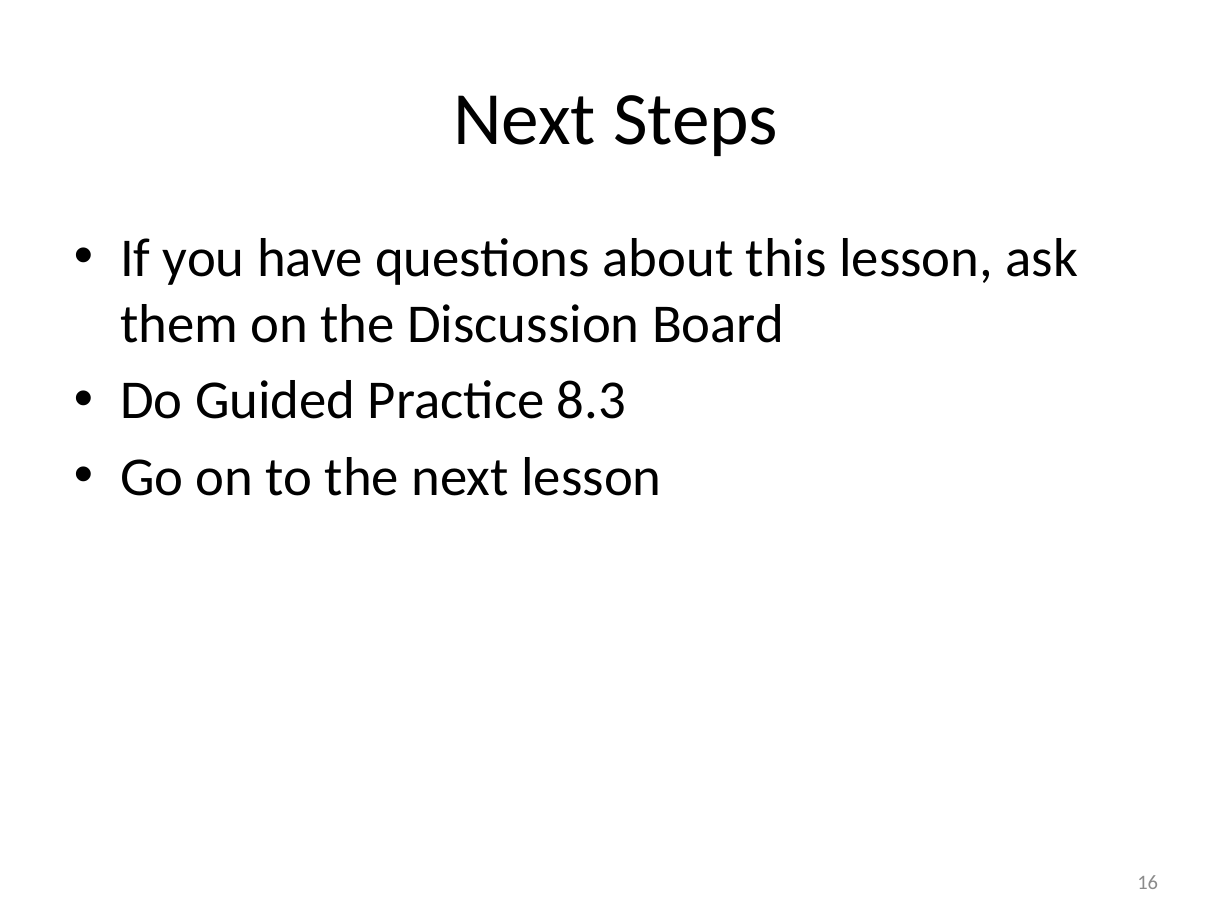
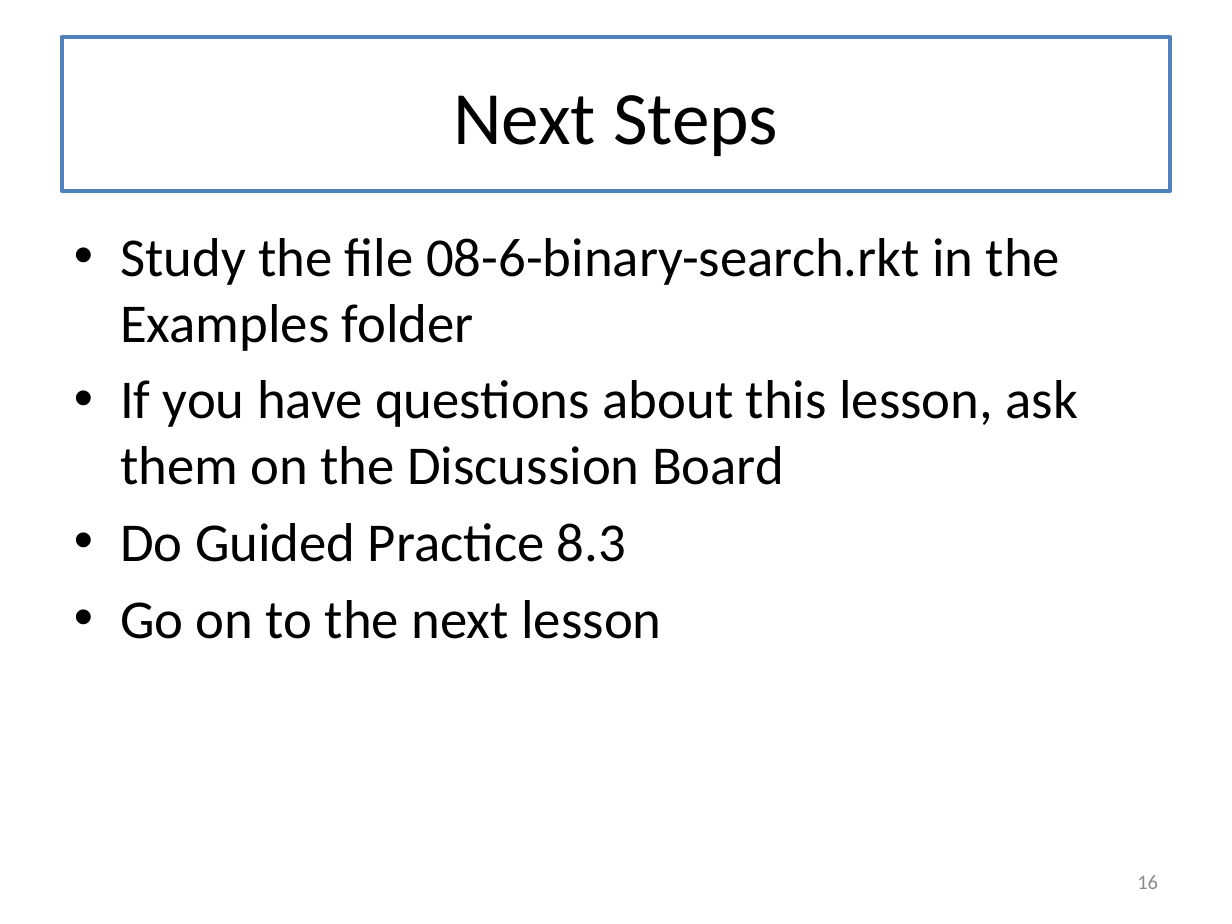
Before and after one commit to mwand/cs5010f16, a slide deck: slide 16 of Slides/Lesson 8.3 Binary Search.pptx. Drawn at 1232x924 pixels with LibreOffice and Linux fonts; fonts in the diff are those of the drawing. Boxes give left, top, right and bottom in pixels: in the first picture for what was removed or moved away, otherwise in the second. Text is boxed around its words. In the diff, an @@ line names an element or a change of style, - is before the commit and + after.

```diff
--- a/Slides/Lesson 8.3 Binary Search.pptx
+++ b/Slides/Lesson 8.3 Binary Search.pptx
@@ title "Next Steps": place and size @@
-title "Next Steps" at [453, 95, 778, 156]
+title "Next Steps" at [62, 37, 1170, 191]
@@ title "Next Steps" at [62, 37, 1170, 191]: fill none to #FFFFFF; outline none to #4F81BD 2.25 pt @@
@@ text at [120, 238, 1060, 351]: paragraph added @@
+• Study the file 08-6-binary-search.rkt in the Examples folder
```
Also in this commit, not shown: 15 other slides changed, 18 other files.
